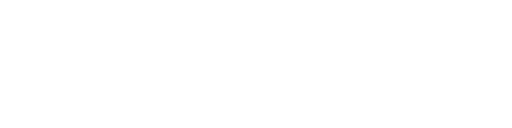
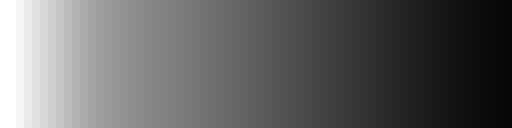
Layer changes from the first 512 × 128 image to the second:
added layer "EXP2" above "EXP" over bbox(16, 0, 512, 128)
hid "EXP" over bbox(16, 0, 512, 128)
showed "Layer 1" over bbox(16, 0, 512, 128)
